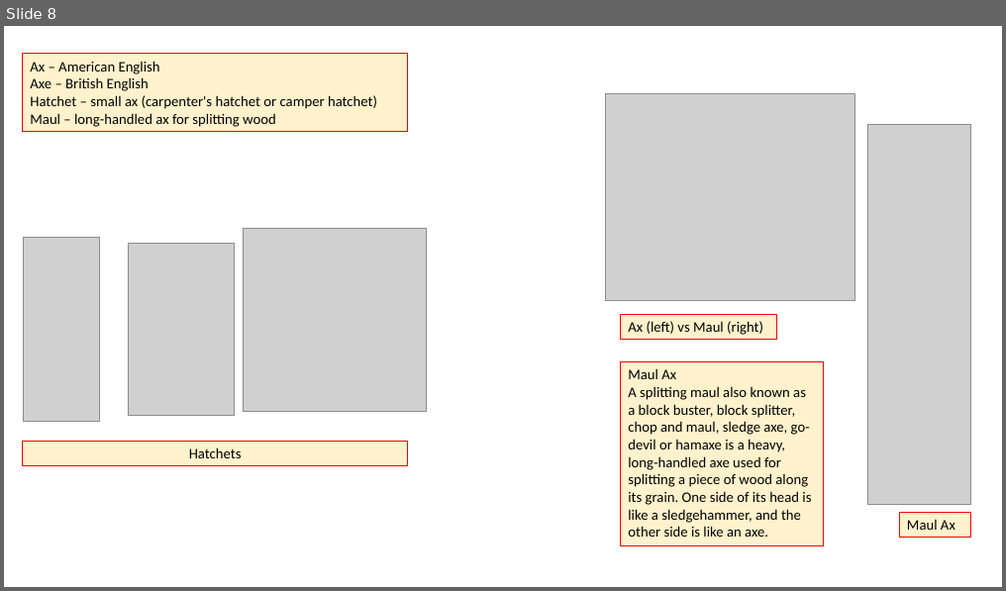
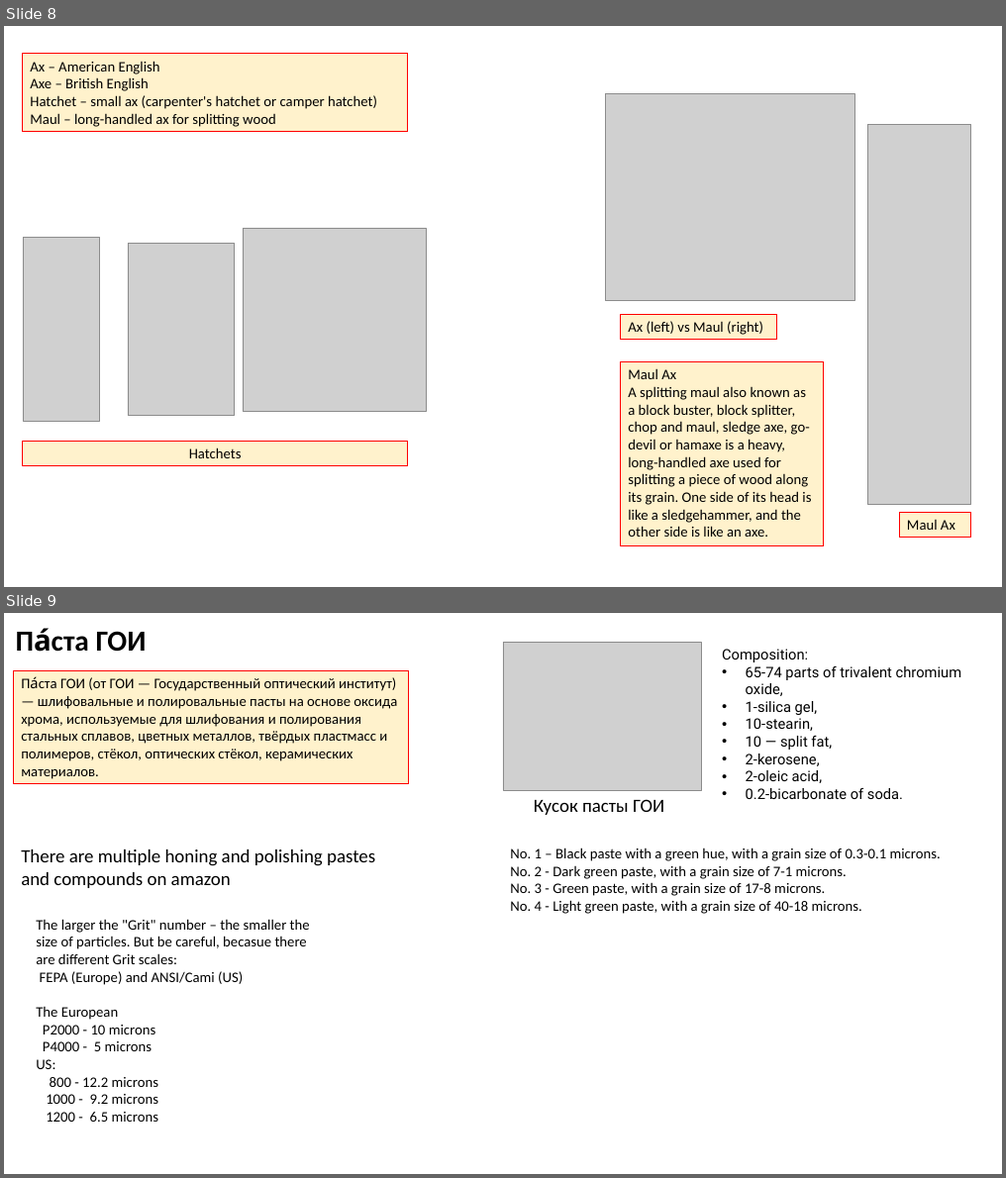
Before and after one commit to lselector/misc_farm, a slide deck: sharpen_axe.pptx. Shown one above the other, each under a label of ours: slide 8 before the commit, slides 8 and 9 after it. The pictures are 1006x591 and 1006x1178 pixels, drawn with LibreOffice and Linux fonts; fonts in the diff are those of the drawing; grey boxes stand for pictures. Boxes give left, top, right and bottom in pixels: in the first picture for what was removed or moved away, otherwise in the second. Text is boxed around its words. In the diff, an @@ line names an element or a change of style, - is before the commit and + after.

```diff
--- a/sharpen_axe.pptx
+++ b/sharpen_axe.pptx
@@ slide 9 added at (4,613,1002,1174), background #FFFFFF @@
@@ text added at (52,631,147,652), 28 pt, text #000000, bold @@
+Па́ста ГОИ
@@ picture added at (503,642,702,790) @@
@@ rectangle added at (14,670,409,783), fill #FFF2CC, outline #FF0000 0.75 pt, 14 pt, text #000000 @@
+Па́ста ГОИ (от ГОИ — Государственный оптический институт) — шлифовальные и полировальные пасты на основе оксида хрома, используемые для шлифования и полирования стальных сплавов, цветных металлов, твёрдых пластмасс и полимеров, стёкол, оптических стёкол, керамических материалов.
@@ text added at (722,649,962,799), 14 pt, text #000000 @@
+Composition:
+• 65-74 parts of trivalent chromium oxide,
+• 1-silica gel,
+• 10-stearin,
+• 10 — split fat,
+• 2-kerosene,
+• 2-oleic acid,
+• 0.2-bicarbonate of soda.
@@ text added at (534,799,664,815), 18 pt, text #000000 @@
+Кусок пасты ГОИ
@@ text added at (21,850,375,888), 18 pt, text #000000 @@
+There are multiple honing and polishing pastes and compounds on amazon
@@ text added at (510,848,941,914), 14 pt, text #000000 @@
+No. 1 – Black paste with a green hue, with a grain size of 0.3-0.1 microns.
+No. 2 - Dark green paste, with a grain size of 7-1 microns.
+No. 3 - Green paste, with a grain size of 17-8 microns.
+No. 4 - Light green paste, with a grain size of 40-18 microns.
@@ text added at (36,919,310,1122), 14 pt, text #000000 @@
+The larger the "Grit" number – the smaller the size of particles. But be careful, becasue there are different Grit scales:
+FEPA (Europe) and ANSI/Cami (US)
+The European
+P2000 - 10 microns
+P4000 - 5 microns
+US:
+800 - 12.2 microns
+1000 - 9.2 microns
+1200 - 6.5 microns
```
Also in this commit, not shown: 1 slide changed, 3 other files.
